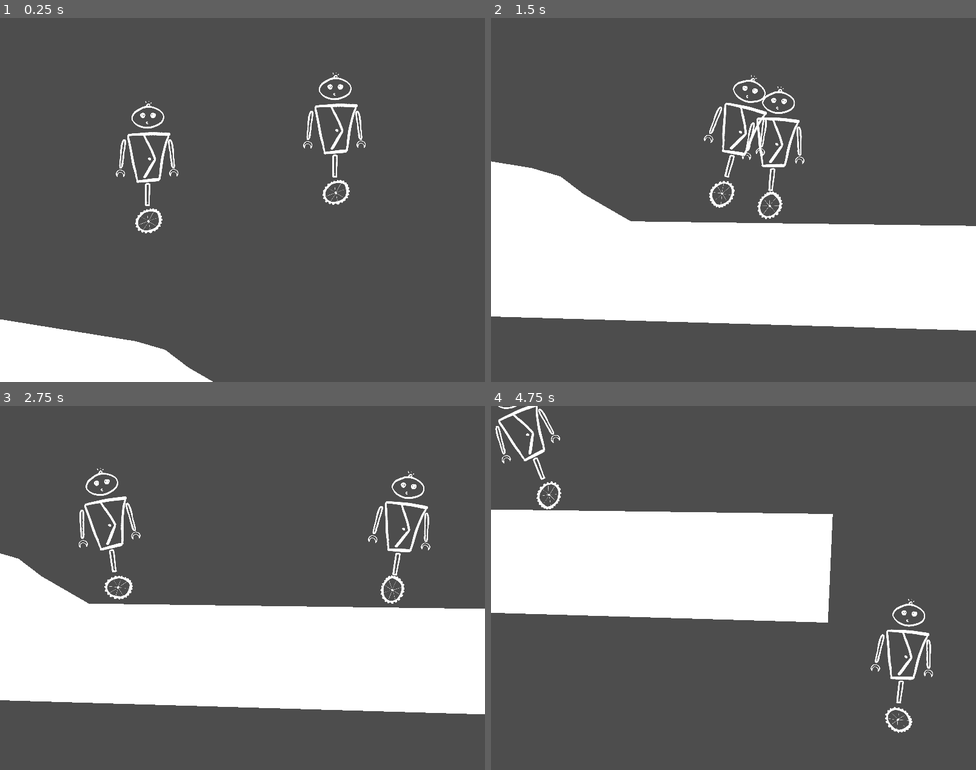
Above: before the commit, frames 1-4 (two rows, left to right).
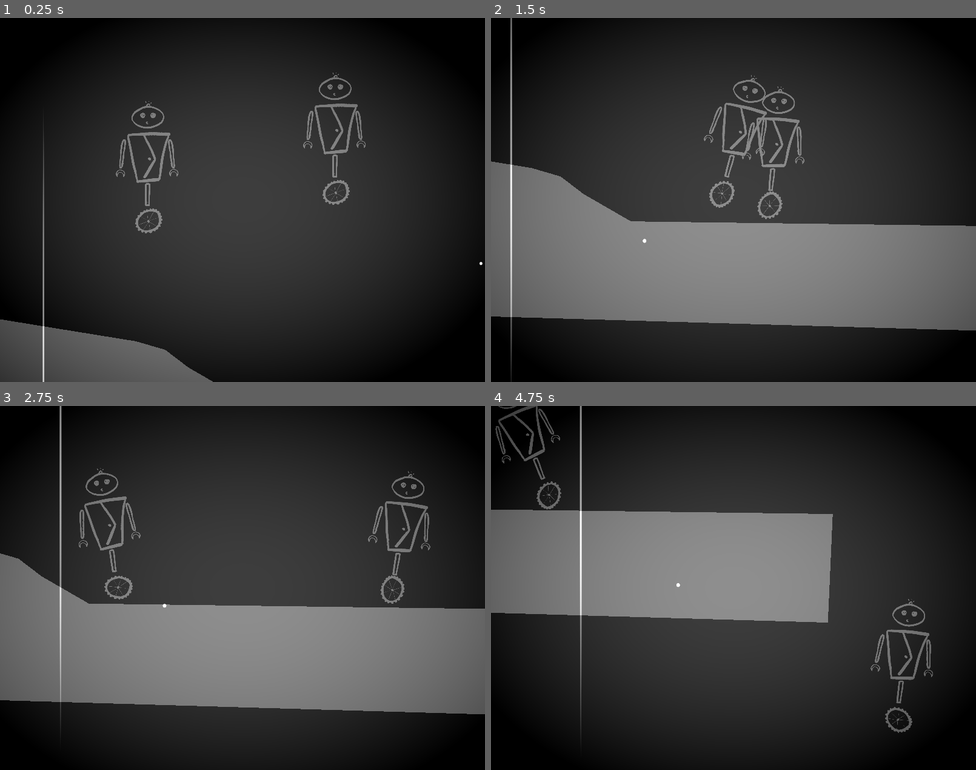
Above: after the commit, the same moments.

Repository: tombuben/KrehkeRobotickeSpoje
Game: Godot game, scene res://level_1.tscn
Two runs of this game, one before a commit and one after it. Both use one fixed random seed, a clock stepped at 60 frames per second and the inputs below. Before the commit the project has no main scene; this scene is started directly in both runs.
Inputs:
- Up to frame 1 (0.25 s): no input
- Up to frame 2 (1.5 s): hold D (Player1Right) 0.53-1.28 s; tap J (Player2Left) at 0.6 s; hold A (Player1Left) from 1.28 s (still down); tap L (Player2Right) at 1.35 s
- Up to frame 3 (2.75 s): release A (Player1Left) at 2.03 s; hold D (Player1Right) from 2.03 s (still down); tap J (Player2Left) at 2.1 s
- Up to frame 4 (4.75 s): tap L (Player2Right) at 2.85, 4.35 s; release D (Player1Right) at 3.53 s; hold A (Player1Left) from 3.53 s (still down); tap J (Player2Left) at 3.6 s

The runs differ from the first frame. In frame 1, 86% of the frame differs, in the area x 0-100%, y 0-100%; in frame 2, 90%; in frame 3, 89%; in frame 4, 95%.

Commit message:
old movie

Diff:
--- a/level_1.tscn
+++ b/level_1.tscn
@@ -1,7 +1,13 @@
-[gd_scene load_steps=3 format=3 uid="uid://bengtiruay3eo"]
+[gd_scene load_steps=5 format=3 uid="uid://bengtiruay3eo"]
 
 [ext_resource type="PackedScene" uid="uid://d2myyy2dlm4ti" path="res://pandulak.tscn" id="1_1j5ko"]
 [ext_resource type="Script" path="res://CameraCenterer.gd" id="2_r8wdn"]
+[ext_resource type="Shader" path="res://old_movie.gdshader" id="3_fspt7"]
+
+[sub_resource type="ShaderMaterial" id="ShaderMaterial_fugcv"]
+shader = ExtResource("3_fspt7")
+shader_parameter/projector_power = 0.497
+shader_parameter/vignette_param = 2.55
 
 [node name="Level1" type="Node2D"]
 
@@ -18,14 +24,9 @@
 [node name="pandulak" parent="." instance=ExtResource("1_1j5ko")]
 position = Vector2(559, 147)
 player = 2
-leva_ruka = true
-prava_ruka = true
 
 [node name="pandulak2" parent="." instance=ExtResource("1_1j5ko")]
 position = Vector2(250, 194)
-player = 1
-leva_ruka = true
-prava_ruka = true
 
 [node name="CameraCenterer" type="Node2D" parent="." node_paths=PackedStringArray("pos1", "pos2")]
 position = Vector2(434, 168)
@@ -36,3 +37,13 @@
 [node name="CharactersCamera" type="Camera2D" parent="CameraCenterer"]
 position_smoothing_enabled = true
 position_smoothing_speed = 10.0
+
+[node name="CanvasLayer" type="CanvasLayer" parent="."]
+
+[node name="ColorRect" type="ColorRect" parent="CanvasLayer"]
+material = SubResource("ShaderMaterial_fugcv")
+anchors_preset = 15
+anchor_right = 1.0
+anchor_bottom = 1.0
+grow_horizontal = 2
+grow_vertical = 2
--- /dev/null
+++ b/old_movie.gdshader
@@ -0,0 +1,52 @@
+shader_type canvas_item;
+
+uniform float projector_power : hint_range(0,1) = 0.5;
+uniform sampler2D distortionTexture;
+uniform float vignette_param: hint_range(1,10)=20.0;
+uniform sampler2D SCREEN_TEXTURE : hint_screen_texture, filter_linear_mipmap;
+
+//vars related to the passing lines
+
+
+//noise for the projector flickering
+float noise(vec2 input){
+	return fract(sin(dot(input,vec2(3.1415,8952.37)*12.29))*93.116);
+}
+
+void fragment() {
+	//vignette-related:
+	float vignette_param2 =vignette_param+0.5*(noise(vec2(TIME/60.0,TIME/59.0)));
+	float vig=-vignette_param2*((UV.x-0.5)*(UV.x-0.5)+(UV.y-0.5)*(UV.y-0.5));
+	vec4 vignette=vec4(vig,vig,vig,1.0);
+
+	//grayscale-related:
+	vec4 pixelcolor = texture(SCREEN_TEXTURE, SCREEN_UV);
+	float brightness = (.299*pixelcolor.r + 0.487*pixelcolor.g + 0.114*pixelcolor.b);
+	vec4 grayscale= vec4(brightness,brightness,brightness,pixelcolor.a);
+
+	//random-fluctuation:
+	vec4 random=texture(distortionTexture,UV);
+
+	//Small speckles:
+	float RTIME1=round(TIME*20.0);
+	vec2 position1=vec2(noise(vec2(RTIME1,RTIME1)),noise(vec2(RTIME1/2.0,RTIME1/2.0)));
+	float energy= 1000000.0*(1.0+0.5*noise(vec2(RTIME1,RTIME1)));
+	float xdev1=(UV.x-position1.x);
+	float ydev1=(UV.y-position1.y);
+	float spec=energy*(xdev1*xdev1+0.5*ydev1*ydev1)+.1*noise(vec2(UV.x,UV.y));
+	vec4 speckle=vec4(max(0.0,20.0-spec),max(0.0,20.0-spec),max(0.0,20.0-spec),1.0);
+
+	//lines:
+	float RTIME2=round(TIME*5.0);
+	vec2 positionline=vec2(noise(vec2(RTIME2,RTIME2))/4.0,noise(vec2(RTIME2/3.0,RTIME2/3.0)));
+	float xline=(UV.x-positionline.x);
+	float yline=(UV.y-positionline.y);
+	float lin=energy*(xline*xline+0.00001*yline*yline)+.1*noise(vec2(UV.x,UV.y));
+	vec4 line=vec4(max(0.0,8.0-lin),max(0.0,8.0-lin),max(0.0,8.0-lin),1.0);
+
+	//combining-the parts:
+	vec4 dirt=mix(speckle,line,0.5);
+	vec4 grayscale2=mix(random,vignette,0.7);
+	vec4 grayscale3=mix(dirt,grayscale2,0.7);
+	COLOR = mix(grayscale, grayscale3, projector_power);
+}
--- a/project.godot
+++ b/project.godot
@@ -11,6 +11,7 @@
 [application]
 
 config/name="Krehke Roboticke Spoje"
+run/main_scene="res://level_1.tscn"
 config/features=PackedStringArray("4.2", "GL Compatibility")
 config/icon="res://icon.svg"
 
